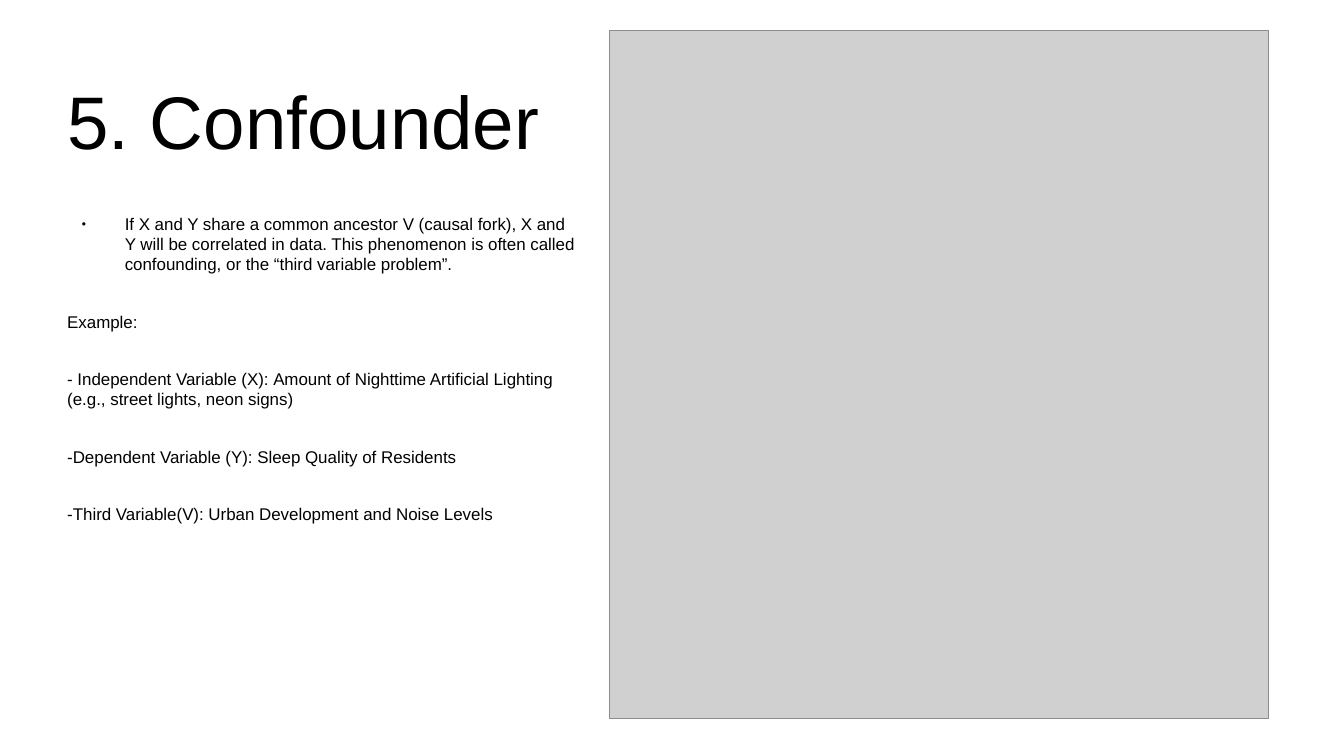
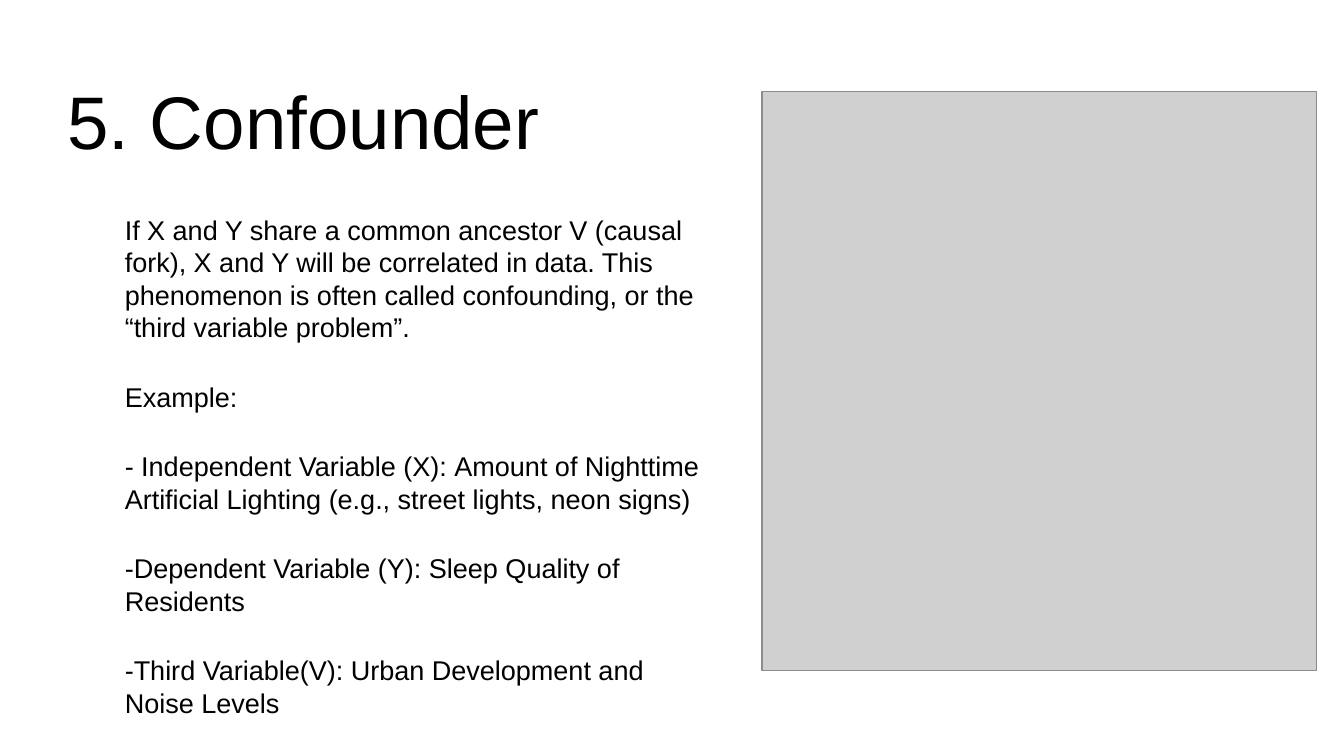
Before and after one commit to emoen/CausalityDiscoveryCrunchDAO, a slide deck: slide 16 of presentation/HIBRAIN_March_25.odp (slide 15 before the commit). Drawn at 1344x756 pixels with LibreOffice and Linux fonts; fonts in the diff are those of the drawing; grey boxes stand for pictures. Boxes give left, top, right and bottom in pixels: in the first picture for what was removed or moved away, otherwise in the second. Text is boxed around its words. In the diff, an @@ line names an element or a change of style, - is before the commit and + after.

```diff
--- a/presentation/HIBRAIN_March_25.odp
+++ b/presentation/HIBRAIN_March_25.odp
@@ picture resized from (x1=610, y1=30, x2=1270, y2=720) to (x1=762, y1=91, x2=1317, y2=671) @@
@@ text "If X and Y share ..." at (x1=125, y1=220, x2=699, y2=714): size 10 to 16 pt; bullet ● to none @@
```
Also in this commit, not shown: 7 other slides changed, 2 slides added.
